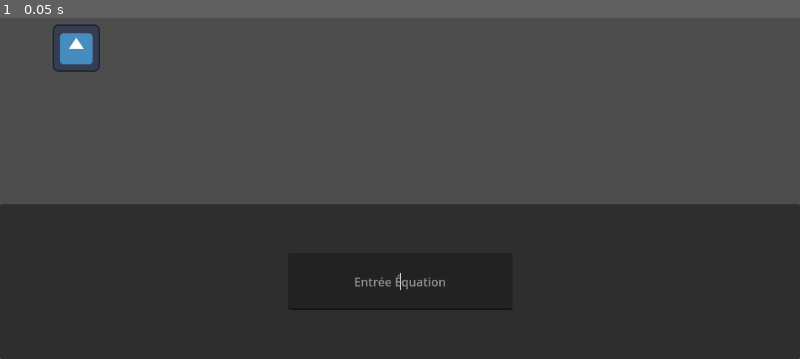
Above: before the commit, frame 1.
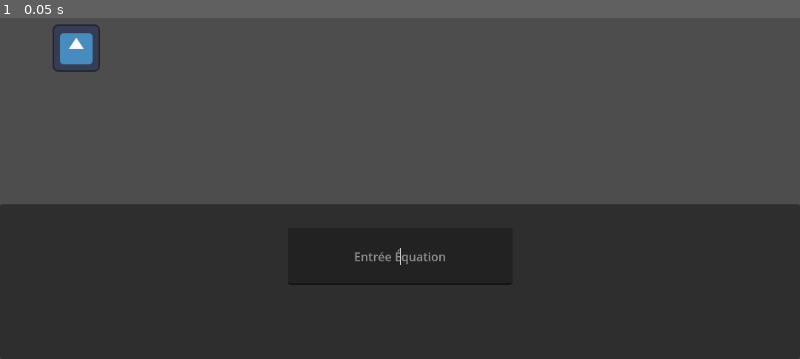
Above: after the commit, the same moment.

Repository: Bartholomeus-Mortimis/Ceinture-Astreoides
Game: Godot game, scene res://objets/test_scene/test_scene.tscn
Same seed, same stepped clock (60 frames per second), same inputs: the game is played once before the commit and once after it. The project has no main scene, so this scene is started directly. The engine's default icon, where the game draws it, is replaced by a stand-in: a white triangle on a blue panel in a dark square.
Inputs:
- Up to frame 1 (0.05 s): no input

The runs differ from the first frame. In frame 1, 0.4% of the frame differs, in the area x 36-64%, y 67-86%.

Commit message:
v6
- Espérèrent complété l'interpréteur des équations canonique.
- Ajouter le retour d'erreur.

Diff:
--- a/objets/test_scene/test_scene.gd
+++ b/objets/test_scene/test_scene.gd
@@ -8,7 +8,7 @@
 
 func _on_timer_timeout() -> void:
 	temps += 0.2
-	traceur.position.y = -(traceur.calculer_position(temps)) + 300
+	traceur.position.y = -(traceur.calculer_position(temps) / 3) + 300
 	print(traceur.calculer_position(temps))
 	traceur.position.x = 5 * temps + 102.0
 	timer.start(0.001)
@@ -16,4 +16,4 @@
 
 func _on_hud_équation_soumis() -> void:
 	traceur.équation = hud.expression
-	timer.start(1.0)
+	timer.start(0.1)
--- a/objets/ui/hud/hud.gd
+++ b/objets/ui/hud/hud.gd
@@ -2,6 +2,8 @@
 class_name Hud
 
 signal équation_soumis
+
+@onready var message_erreur_canonique: Label = $"Panel/ÉcriveurCanonique/Erreur"
 
 @export var équation: String = "0"
 @export var expression: String = "0"
@@ -10,50 +12,74 @@
 var chiffres: Array = ["0", "1", "2", "3", "4", "5", "6", "7", "8", "9"]
 var symboles_avant: Array = ["√", "n", "s"]
 
+func _process(delta: float) -> void:
+	if Input.is_action_just_pressed("test_1"):
+		get_tree().reload_current_scene()
+
 func _on_line_edit_text_submitted(new_text: String) -> void:
 	équation = new_text
 	expression = équation_en_expression(équation)
-	équation_soumis.emit()
 
+	# Tester l'expression
+
+	if expression == "":
+		message_erreur_canonique.show()
+		await get_tree().create_timer(1.0).timeout
+		message_erreur_canonique.hide()
+		return
+
+	var test_expression: Expression = Expression.new()
+	test_expression.parse(expression, ["x"])
+	test_expression.execute([1])
+
+	if test_expression.has_execute_failed() and expression != "":
+		message_erreur_canonique.show()
+		await get_tree().create_timer(1.0).timeout
+		message_erreur_canonique.hide()
+	else:
+		équation_soumis.emit()
 
 func équation_en_expression(nouveau_équation: String):
 
 	# Convertis le String en formule ultilisable par Godot
 	print(nouveau_équation)
 
+	nouveau_équation = nouveau_équation.to_lower()
 	nouveau_équation = nouveau_équation.replace(" ", "") # Enlève tout les espaces vide
 	nouveau_équation = nouveau_équation.replace("x", "(x)") # Separer les variables des chiffres
+
 	print(nouveau_équation)
 
 	for i in nouveau_équation.length():
 		if i > 0:
 
-			if nouveau_équation.substr(i, 1) == "(" and !opérateurs.has(nouveau_équation.substr(i-1, 1)) and !symboles_avant.has(nouveau_équation.substr(i-1, 1)) and nouveau_équation.substr(i-1, 1) != "(":
-				# Ajoute des signes de multiplications au parathèses
-				nouveau_équation = nouveau_équation.insert(i, "*")
+			if !opérateurs.has(nouveau_équation.substr(i-1, 1)) and !symboles_avant.has(nouveau_équation.substr(i-1, 1)) and nouveau_équation.substr(i-1, 1) != "(":
+
+				if nouveau_équation.substr(i, 1) == "(" or nouveau_équation.substr(i, 3) == "sin" or nouveau_équation.substr(i, 13) == "cos" or nouveau_équation.substr(i, 3) == "tan":
+					nouveau_équation = nouveau_équation.insert(i, "*")
 
 	print(nouveau_équation)
 
 	for i in nouveau_équation.length():
-		if i > 0:
-			if nouveau_équation.substr(i, 1) == "²" or nouveau_équation.substr(i, 1) == "³":
 
-				var clôt: int
+		if nouveau_équation.substr(i, 1) == "²" or nouveau_équation.substr(i, 1) == "³":
+			print("power found")
+			var clôt: int
 
-				if nouveau_équation.substr(i-1, 1) == ")":
-					# Isoler la partie en parathèses qui doit être mise au exponentielle.
-					clôt = trouveau_parathèse_correspondante(nouveau_équation, i)
+			if nouveau_équation.substr(i-1, 1) == ")":
+				# Isoler la partie en parathèses qui doit être mise au exponentielle.
+				clôt = trouveau_parathèse_correspondante(nouveau_équation, i)
 
-				elif chiffres.has(nouveau_équation.substr(i-1, 1)) or nouveau_équation.substr(i-1, 1) == "x":
-					# Isoler le nombre (ou variable) qui doit être mise au exponentielle.
-					clôt = trouveau_chiffres_correspondante(nouveau_équation, i)
+			elif chiffres.has(nouveau_équation.substr(i-1, 1)) or nouveau_équation.substr(i-1, 1) == "x":
+				# Isoler le nombre (ou variable) qui doit être mise au exponentielle.
+				clôt = trouveau_chiffres_correspondante(nouveau_équation, i)
 
-				if nouveau_équation.substr(i, 1) == "²":
-					nouveau_équation = nouveau_équation.replace(nouveau_équation.substr(i-clôt, ( (i-1) - (i-clôt-1) )) + "²",  "pow(" + nouveau_équation.substr(i-clôt, ( (i-1) - (i-clôt-1) ) ) + ", 2)")
-				elif nouveau_équation.substr(i, 1) == "³":
-					nouveau_équation = nouveau_équation.replace(nouveau_équation.substr(i-clôt, ( (i-1) - (i-clôt-1) )) + "³",  "pow(" + nouveau_équation.substr(i-clôt, ( (i-1) - (i-clôt-1) ) ) + ", 3)")
+			if nouveau_équation.substr(i, 1) == "²":
+				nouveau_équation = nouveau_équation.replace(nouveau_équation.substr(i-clôt, ( (i-1) - (i-clôt-1) )) + "²",  "pow(" + nouveau_équation.substr(i-clôt, ( (i-1) - (i-clôt-1) ) ) + ", 2)")
+			elif nouveau_équation.substr(i, 1) == "³":
+				nouveau_équation = nouveau_équation.replace(nouveau_équation.substr(i-clôt, ( (i-1) - (i-clôt-1) )) + "³",  "pow(" + nouveau_équation.substr(i-clôt, ( (i-1) - (i-clôt-1) ) ) + ", 3)")
 
-
+	for i in nouveau_équation.length():
 		if nouveau_équation.substr(i, 1) == "√":
 
 			var clôt: int
@@ -67,7 +93,9 @@
 
 			nouveau_équation = nouveau_équation.replace( "√" + nouveau_équation.substr(i+1, ((i+clôt+1) - (i+1))), "sqrt(" + nouveau_équation.substr(i+1, ((i+clôt+1) - (i+1))) + ")" )
 
+	for i in nouveau_équation.length():
 		if nouveau_équation.substr(i, 3) == "sin" or nouveau_équation.substr(i, 3) == "cos" or nouveau_équation.substr(i, 3) == "tan":
+			print("sin found")
 
 			var clôt: int
 
@@ -77,9 +105,12 @@
 			elif chiffres.has(nouveau_équation.substr(i+3, 1)):
 				clôt =  trouveau_chiffres_correspondante(nouveau_équation, i+2, -1)
 
+			if nouveau_équation.substr(i+3, ((i+clôt+3) - (i+3))) == "":
+				return ""
+
 			if nouveau_équation.substr(i, 3) == "sin":
 				nouveau_équation = nouveau_équation.replace( "sin" + nouveau_équation.substr(i+3, ((i+clôt+3) - (i+3))), "sin(" + nouveau_équation.substr(i+3, ((i+clôt+3) - (i+3))) + ")" )
-			elif nouveau_équation.substr(i, 3) == "sin":
+			elif nouveau_équation.substr(i, 3) == "cos":
 				nouveau_équation = nouveau_équation.replace( "cos" + nouveau_équation.substr(i+3, ((i+clôt+3) - (i+3))), "cos(" + nouveau_équation.substr(i+3, ((i+clôt+3) - (i+3))) + ")" )
 			elif nouveau_équation.substr(i, 3) == "tan":
 				nouveau_équation = nouveau_équation.replace( "tan" + nouveau_équation.substr(i+3, ((i+clôt+3) - (i+3))), "tan(" + nouveau_équation.substr(i+3, ((i+clôt+3) - (i+3))) + ")" )
--- a/objets/ui/hud/hud.tscn
+++ b/objets/ui/hud/hud.tscn
@@ -21,7 +21,7 @@
 grow_horizontal = 2
 grow_vertical = 0
 
-[node name="Control" type="Control" parent="Panel"]
+[node name="ÉcriveurCanonique" type="Control" parent="Panel"]
 layout_mode = 1
 anchors_preset = 8
 anchor_left = 0.5
@@ -34,8 +34,9 @@
 offset_bottom = 118.5
 grow_horizontal = 2
 grow_vertical = 2
+mouse_filter = 2
 
-[node name="LineEdit" type="LineEdit" parent="Panel/Control"]
+[node name="LineEdit" type="LineEdit" parent="Panel/ÉcriveurCanonique"]
 layout_mode = 1
 anchors_preset = 8
 anchor_left = 0.5
@@ -43,9 +44,9 @@
 anchor_right = 0.5
 anchor_bottom = 0.5
 offset_left = -151.5
-offset_top = -38.5
+offset_top = -72.5
 offset_right = 151.5
-offset_bottom = 38.5
+offset_bottom = 4.5
 grow_horizontal = 2
 grow_vertical = 2
 placeholder_text = "Entrée Équation"
@@ -54,4 +55,37 @@
 caret_blink = true
 caret_force_displayed = true
 
-[connection signal="text_submitted" from="Panel/Control/LineEdit" to="." method="_on_line_edit_text_submitted"]
+[node name="Erreur" type="Label" parent="Panel/ÉcriveurCanonique"]
+visible = false
+layout_mode = 1
+anchors_preset = 7
+anchor_left = 0.5
+anchor_top = 1.0
+anchor_right = 0.5
+anchor_bottom = 1.0
+offset_left = -115.0
+offset_top = -106.0
+offset_right = 115.0
+offset_bottom = -65.0
+grow_horizontal = 2
+grow_vertical = 0
+text = "Équation Ne Fonctionne Pas!"
+horizontal_alignment = 1
+vertical_alignment = 1
+
+[node name="ÉcriveurTransformations" type="Control" parent="Panel"]
+layout_mode = 1
+anchors_preset = 8
+anchor_left = 0.5
+anchor_top = 0.5
+anchor_right = 0.5
+anchor_bottom = 0.5
+offset_left = -333.0
+offset_top = -118.5
+offset_right = 333.0
+offset_bottom = 118.5
+grow_horizontal = 2
+grow_vertical = 2
+mouse_filter = 2
+
+[connection signal="text_submitted" from="Panel/ÉcriveurCanonique/LineEdit" to="." method="_on_line_edit_text_submitted"]
--- a/project.godot
+++ b/project.godot
@@ -18,6 +18,15 @@
 
 window/size/viewport_width=1080
 window/size/viewport_height=720
+window/stretch/mode="viewport"
+
+[input]
+
+test_1={
+"deadzone": 0.2,
+"events": [Object(InputEventKey,"resource_local_to_scene":false,"resource_name":"","device":-1,"window_id":0,"alt_pressed":false,"shift_pressed":false,"ctrl_pressed":false,"meta_pressed":false,"pressed":false,"keycode":0,"physical_keycode":4194322,"key_label":0,"unicode":0,"location":0,"echo":false,"script":null)
+]
+}
 
 [rendering]
 
